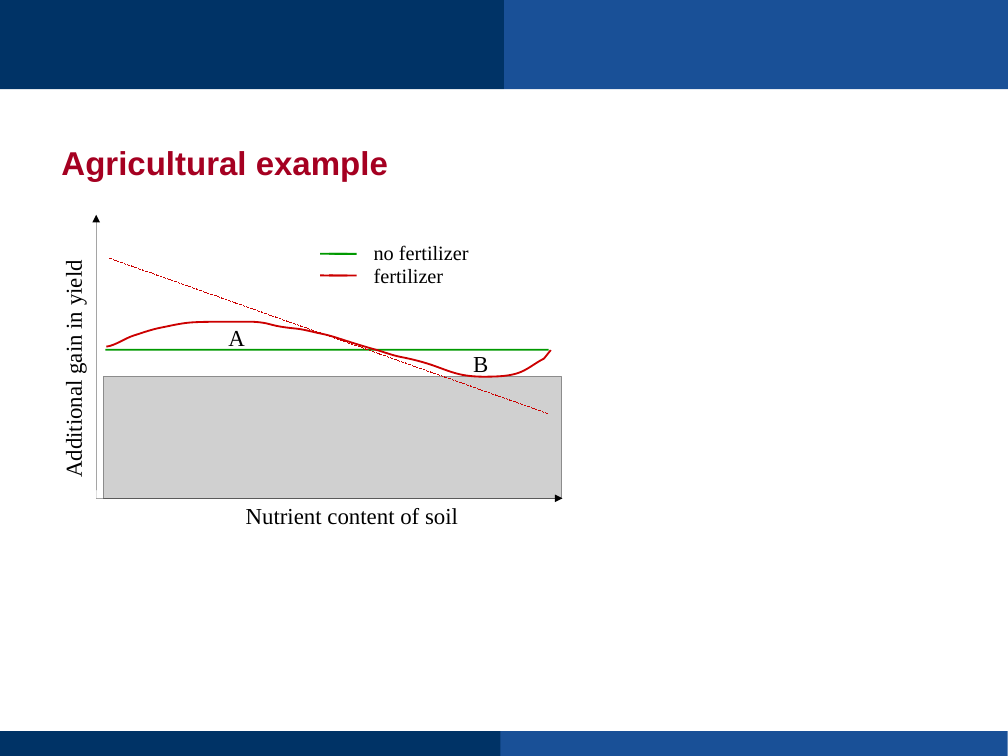
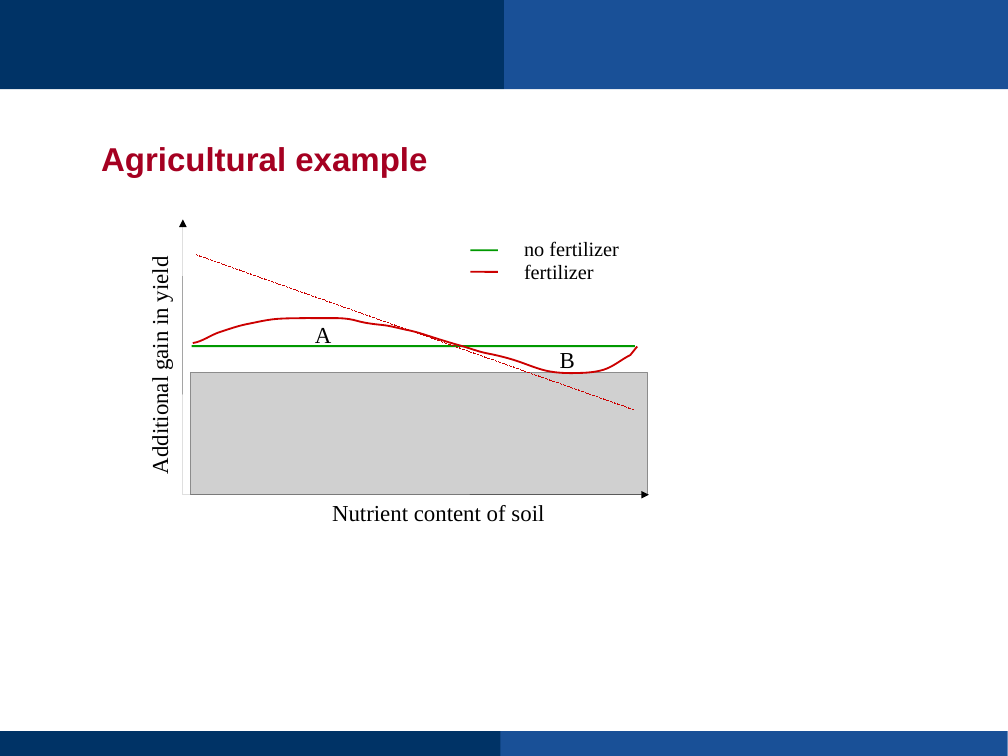
Before and after one commit to hortibonn/EVPI_Poster, a slide deck: slide 8 of images/EVPI.odp. Drawn at 1008x756 pixels with LibreOffice and Linux fonts; fonts in the diff are those of the drawing; grey boxes stand for pictures; background and template pictures are left out. Boxes give left, top, right and bottom in pixels: in the first picture for what was removed or moved away, otherwise in the second. Text is boxed around its words. In the diff, an @@ line names an element or a change of style, - is before the commit and + after.

```diff
--- a/images/EVPI.odp
+++ b/images/EVPI.odp
@@ text "Agricultural example" moved from (x1=61, y1=151, x2=388, y2=181) to (x1=101, y1=147, x2=427, y2=178) @@
@@ arrow moved from (96, 499) - (96, 215) to (183, 495) - (183, 220) @@
@@ text "no fertilizer" moved from (x1=374, y1=245, x2=469, y2=284) to (x1=524, y1=241, x2=619, y2=280) @@
@@ line removed from (320, 254) to (348, 254) @@
@@ line moved from (329, 254) - (357, 254) to (470, 251) - (498, 251) @@
@@ line removed from (320, 275) to (348, 275) @@
@@ line moved from (329, 275) - (357, 275) to (470, 272) - (498, 272) @@
@@ 4 texts, 1 picture, 1 line, 1 arrow, 1 freeform shape moved together from (x1=61, y1=258, x2=563, y2=525) to (x1=148, y1=255, x2=649, y2=522) @@
@@ line moved from (105, 349) - (549, 349) to (192, 347) - (635, 347) @@
```
Also in this commit, not shown: 1 slide removed, 8 other files.
